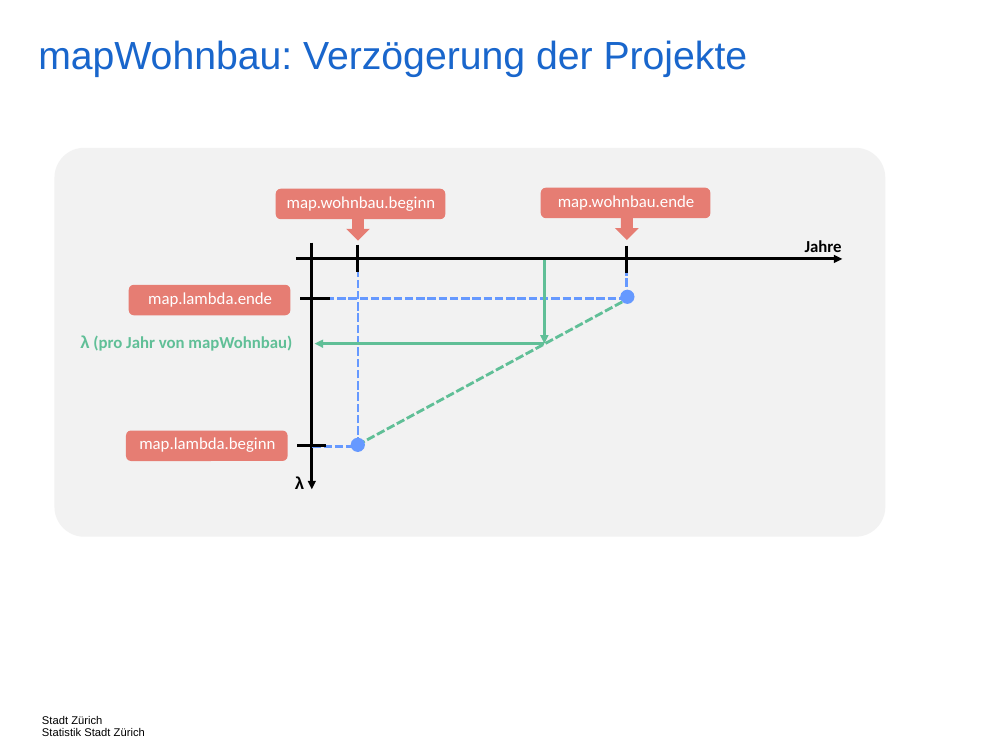
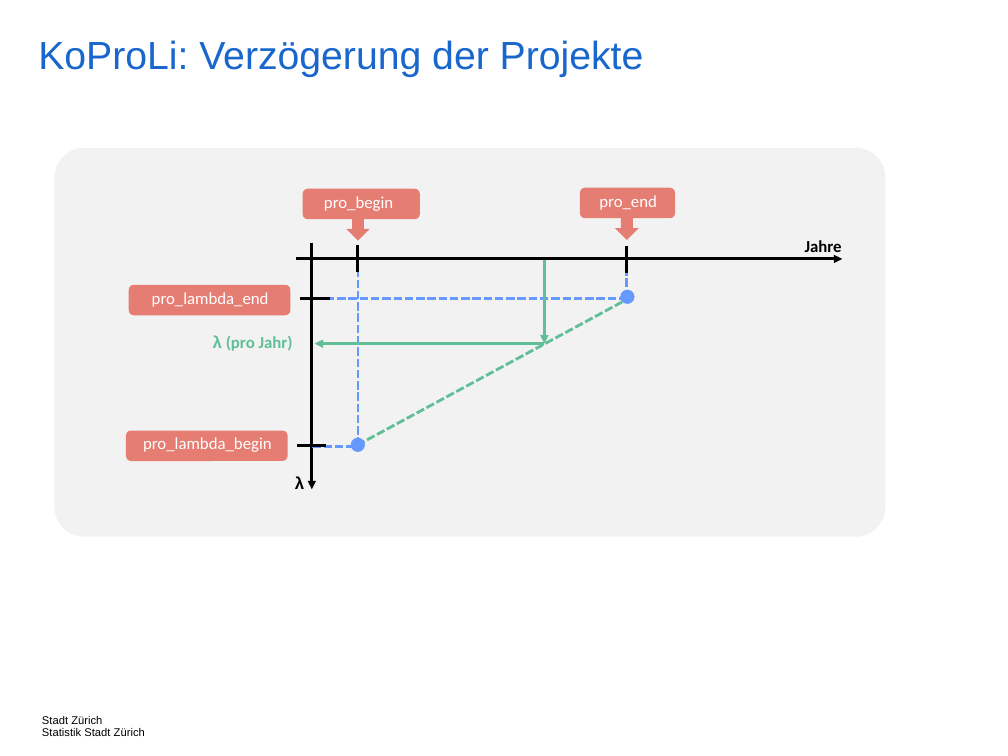
Before and after one commit to StatistikStadtZuerich/BevSzen, a slide deck: slide 99 of 2020phase2/5_Documentation/Concepts-Phase2.pptx (slide 105 before the commit). Drawn at 1008x756 pixels with LibreOffice and Linux fonts; fonts in the diff are those of the drawing. Boxes give left, top, right and bottom in pixels: in the first picture for what was removed or moved away, otherwise in the second. Text is boxed around its words. In the diff, an @@ line names an element or a change of style, - is before the commit and + after.

```diff
--- a/2020phase2/5_Documentation/Concepts-Phase2.pptx
+++ b/2020phase2/5_Documentation/Concepts-Phase2.pptx
@@ title at <box>38,40,644,77</box>: text changed @@
-mapWohnbau: Verzögerung der Projekte
+KoProLi: Verzögerung der Projekte
@@ rounded rectangle: place and size @@
-rounded rectangle at <box>275,188,445,219</box>
+rounded rectangle at <box>302,188,419,219</box>
@@ text at <box>324,196,393,211</box>: text changed @@
-map.wohnbau.beginn
+pro_begin
@@ rounded rectangle: place and size @@
-rounded rectangle at <box>540,187,710,218</box>
+rounded rectangle at <box>580,187,674,218</box>
@@ text at <box>599,195,657,210</box>: text changed @@
-map.wohnbau.ende
+pro_end
@@ text at <box>152,292,269,307</box>: text changed @@
-map.lambda.ende
+pro_lambda_end
@@ text at <box>213,335,293,351</box>: text changed @@
-λ (pro Jahr von mapWohnbau)
+λ (pro Jahr)
@@ text at <box>143,437,272,452</box>: text changed @@
-map.lambda.beginn
+pro_lambda_begin
```
Also in this commit, not shown: 2 other slides changed, 6 slides removed.
